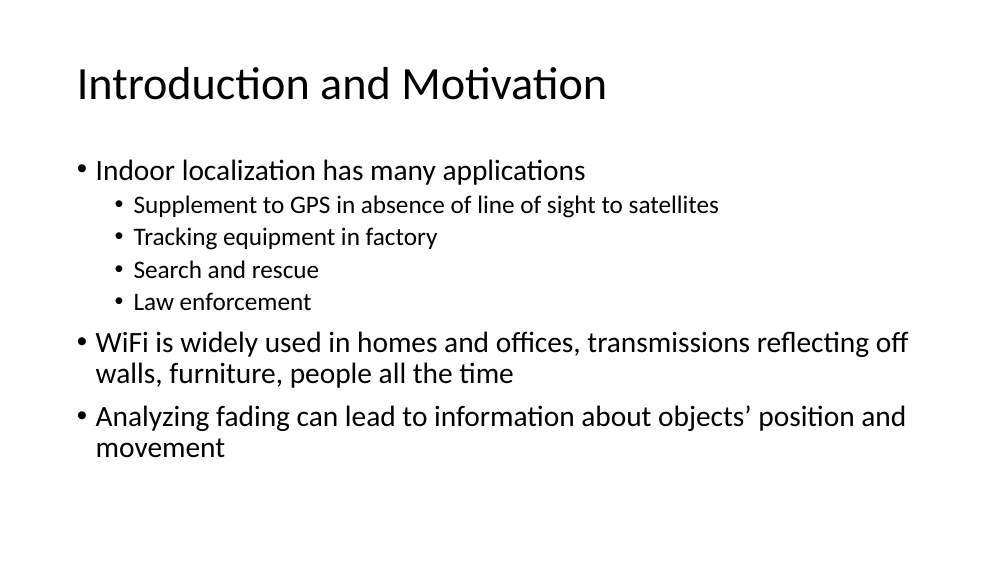
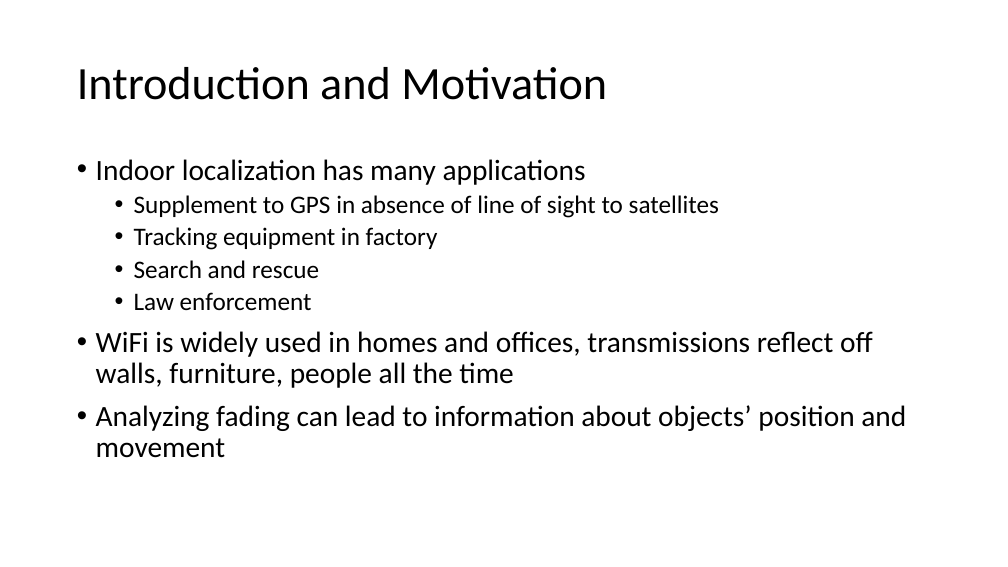
Before and after one commit to USRPMAN/wifi-radar, a slide deck: slide 2 of presentation.pptx. Drawn at 1008x567 pixels with LibreOffice and Linux fonts; fonts in the diff are those of the drawing. Boxes give left, top, right and bottom in pixels: in the first picture for what was removed or moved away, otherwise in the second. Text is boxed around its words. In the diff, an @@ line names an element or a change of style, - is before the commit and + after.

Commit message:
updated presentation

```diff
--- a/presentation.pptx
+++ b/presentation.pptx
@@ text at (96, 331, 873, 388): text changed @@
-• WiFi is widely used in homes and offices, transmissions reflecting off walls, furniture, people all the time
+• WiFi is widely used in homes and offices, transmissions reflect off walls, furniture, people all the time
```
